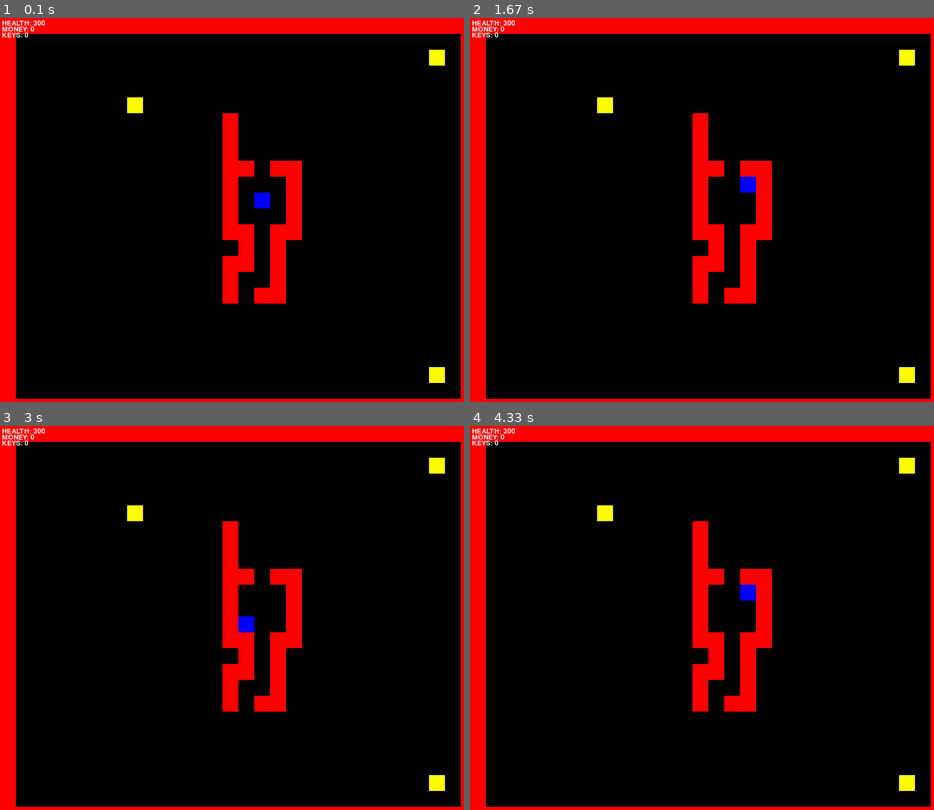
Above: before the commit, frames 1-4 (two rows, left to right).
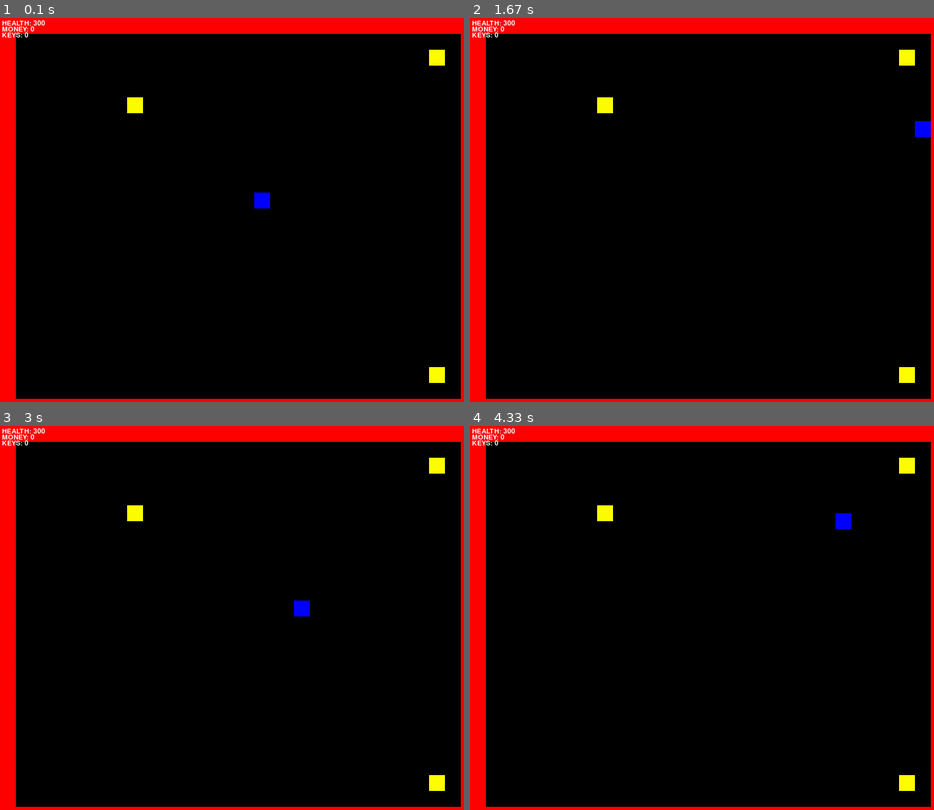
Above: after the commit, the same moments.

Repository: cduck1/dukecw-classwork
Game: pygame game, started from Tile Game/Tile Movement Game.py
The game is run twice, just before and just after one commit, with the same random seed, the same clock (stepped at 60 frames per second) and the same inputs.
Inputs:
- Up to frame 1 (0.1 s): no input
- Up to frame 2 (1.67 s): hold Right 0.33-0.8 s; hold Up 0.83-1.13 s; hold Right 1.17-1.63 s
- Up to frame 3 (3 s): hold Left 1.67-2.2 s; hold Down 2.23-2.53 s; tap Space at 2.57 s; hold Left from 2.9 s (still down)
- Up to frame 4 (4.33 s): release Left at 3.3 s; hold Up 3.33-3.7 s; hold Right from 3.73 s (still down)

The runs differ from the first frame. In frame 1, 3.8% of the frame differs, in the area x 47-66%, y 24-75%; in frame 2, 4.1%, in the area x 47-100%, y 24-75%; in frame 3, 4.0%; in frame 4, 4.1%.

Commit message:
Update Tile Movement Game.py
A portal now spawn in the middle of the map if you collect all 3 keys

Diff:
--- a/Tile Game/Tile Movement Game.py
+++ b/Tile Game/Tile Movement Game.py
@@ -9,6 +9,7 @@
 BLUE = (0,0,255)
 YELLOW = (255,255,0)
 PINK = (255,20,147)
+PURPLE = (138,43,226)
 
 pygame.init()
 
@@ -30,6 +31,7 @@
 enemy_group = pygame.sprite.Group()
 sword_group = pygame.sprite.Group()
 key_group = pygame.sprite.Group()
+portal_group = pygame.sprite.Group()
 # Create a group of all sprites together
 all_sprites_group = pygame.sprite.Group()
 
@@ -111,6 +113,10 @@
         self.change_x = 0
         self.change_y = 0
 
+        # Calls the makeportal() method when keys = 3
+        if self.keys == 3:
+            myPlayer.makeportal()
+
     # Instantating the sword
     def spawnsword(self):
         # The sword is spawned on the right side of the player
@@ -120,6 +126,11 @@
             all_sprites_group.add(mySword)
             sword.swordavaliable = False
 
+    def makeportal(self):
+        # Instantiates the portal
+        myPortal = portal(PURPLE, 120, 120, 540, 440) # A 3x3 block portal spawns in the middle of the screen
+        portal_group.add(myPortal)
+        all_sprites_group.add(myPortal)
 
 # Making the wall class
 class outerwall(pygame.sprite.Sprite):
@@ -228,7 +239,6 @@
         self.rect = self.image.get_rect()
         self.rect.x = x
         self.rect.y = y
-
 
 
 # INSTANTATION CODE
@@ -251,18 +261,18 @@
                 1,0,0,0,0,0,0,0,0,0,0,0,0,0,0,0,0,0,0,0,0,0,0,0,0,0,0,0,0,1,
                 1,0,0,0,0,0,0,0,0,0,0,0,0,0,0,0,0,0,0,0,0,0,0,0,0,0,0,0,0,1,
                 1,0,0,0,0,0,0,0,4,0,0,0,0,0,0,0,0,0,0,0,0,0,0,0,0,0,0,0,0,1,
-                1,0,0,0,0,0,0,0,0,0,0,0,0,0,2,0,0,0,0,0,0,0,0,0,0,0,0,0,0,1,
-                1,0,0,0,0,0,0,0,0,0,0,0,0,0,2,0,0,0,0,0,0,0,0,0,0,0,0,0,0,1,
-                1,0,0,0,0,0,0,0,0,0,0,0,0,0,2,0,0,0,0,0,0,0,0,0,0,0,0,0,0,1,
-                1,0,0,0,0,0,0,0,0,0,0,0,0,0,2,2,0,2,2,0,0,0,0,0,0,0,0,0,0,1,
-                1,0,0,0,0,0,0,0,0,0,0,0,0,0,2,0,0,0,2,0,0,0,0,0,0,0,0,0,0,1,
-                1,0,0,0,0,0,0,0,0,0,0,0,0,0,2,0,3,0,2,0,0,0,0,0,0,0,0,0,0,1,
-                1,0,0,0,0,0,0,0,0,0,0,0,0,0,2,0,0,0,2,0,0,0,0,0,0,0,0,0,0,1,
-                1,0,0,0,0,0,0,0,0,0,0,0,0,0,2,2,0,2,2,0,0,0,0,0,0,0,0,0,0,1,
-                1,0,0,0,0,0,0,0,0,0,0,0,0,0,0,2,0,2,0,0,0,0,0,0,0,0,0,0,0,1,
-                1,0,0,0,0,0,0,0,0,0,0,0,0,0,2,2,0,2,0,0,0,0,0,0,0,0,0,0,0,1,
-                1,0,0,0,0,0,0,0,0,0,0,0,0,0,2,0,0,2,0,0,0,0,0,0,0,0,0,0,0,1,
-                1,0,0,0,0,0,0,0,0,0,0,0,0,0,2,0,2,2,0,0,0,0,0,0,0,0,0,0,0,1,
+                1,0,0,0,0,0,0,0,0,0,0,0,0,0,0,0,0,0,0,0,0,0,0,0,0,0,0,0,0,1,
+                1,0,0,0,0,0,0,0,0,0,0,0,0,0,0,0,0,0,0,0,0,0,0,0,0,0,0,0,0,1,
+                1,0,0,0,0,0,0,0,0,0,0,0,0,0,0,0,0,0,0,0,0,0,0,0,0,0,0,0,0,1,
+                1,0,0,0,0,0,0,0,0,0,0,0,0,0,0,0,0,0,0,0,0,0,0,0,0,0,0,0,0,1,
+                1,0,0,0,0,0,0,0,0,0,0,0,0,0,0,0,0,0,0,0,0,0,0,0,0,0,0,0,0,1,
+                1,0,0,0,0,0,0,0,0,0,0,0,0,0,0,0,3,0,0,0,0,0,0,0,0,0,0,0,0,1,
+                1,0,0,0,0,0,0,0,0,0,0,0,0,0,0,0,0,0,0,0,0,0,0,0,0,0,0,0,0,1,
+                1,0,0,0,0,0,0,0,0,0,0,0,0,0,0,0,0,0,0,0,0,0,0,0,0,0,0,0,0,1,
+                1,0,0,0,0,0,0,0,0,0,0,0,0,0,0,0,0,0,0,0,0,0,0,0,0,0,0,0,0,1,
+                1,0,0,0,0,0,0,0,0,0,0,0,0,0,0,0,0,0,0,0,0,0,0,0,0,0,0,0,0,1,
+                1,0,0,0,0,0,0,0,0,0,0,0,0,0,0,0,0,0,0,0,0,0,0,0,0,0,0,0,0,1,
+                1,0,0,0,0,0,0,0,0,0,0,0,0,0,0,0,0,0,0,0,0,0,0,0,0,0,0,0,0,1,
                 1,0,0,0,0,0,0,0,0,0,0,0,0,0,0,0,0,0,0,0,0,0,0,0,0,0,0,0,0,1,
                 1,0,0,0,0,0,0,0,0,0,0,0,0,0,0,0,0,0,0,0,0,0,0,0,0,0,0,0,0,1,
                 1,0,0,0,0,0,0,0,0,0,0,0,0,0,0,0,0,0,0,0,0,0,0,0,0,0,0,0,0,1,
